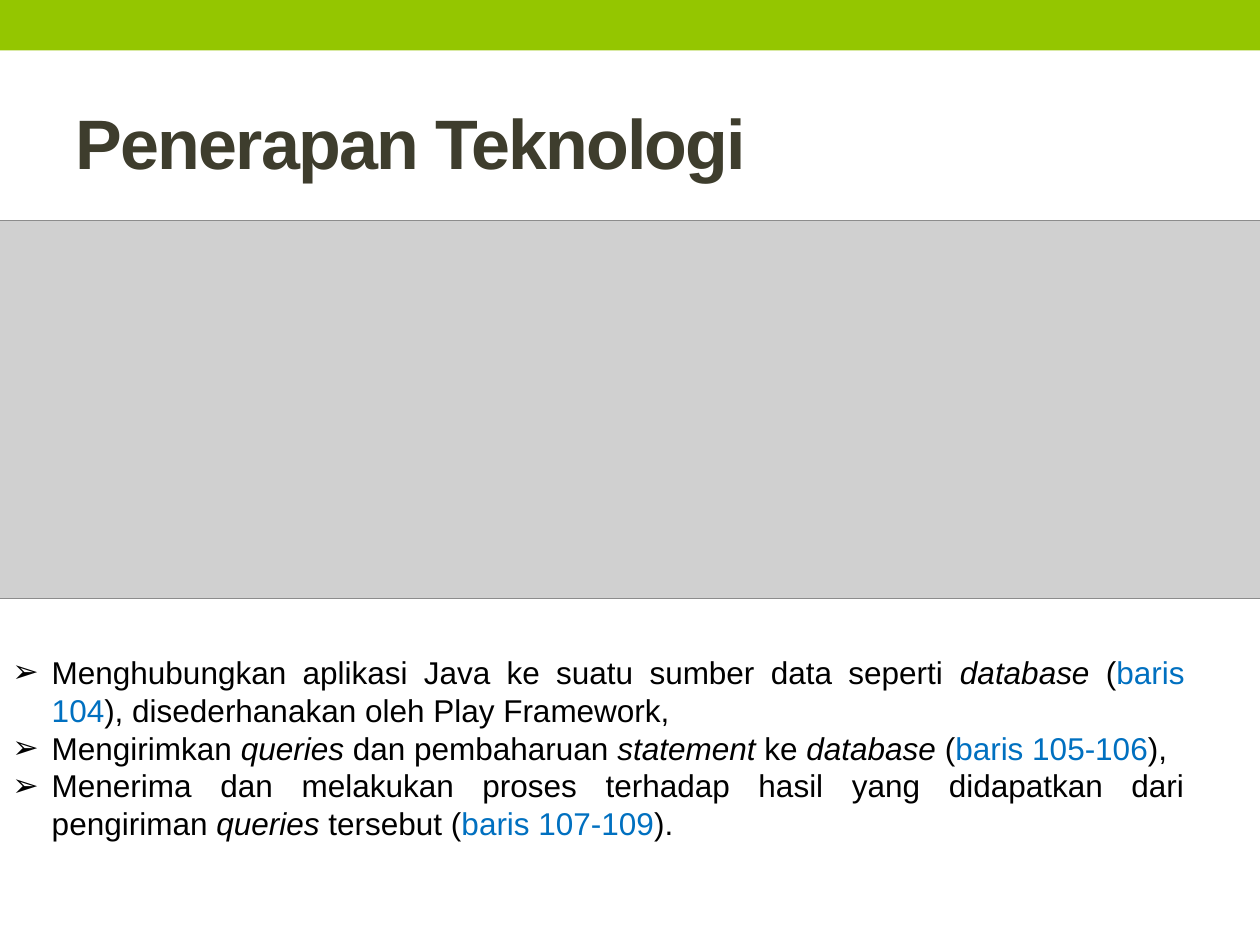
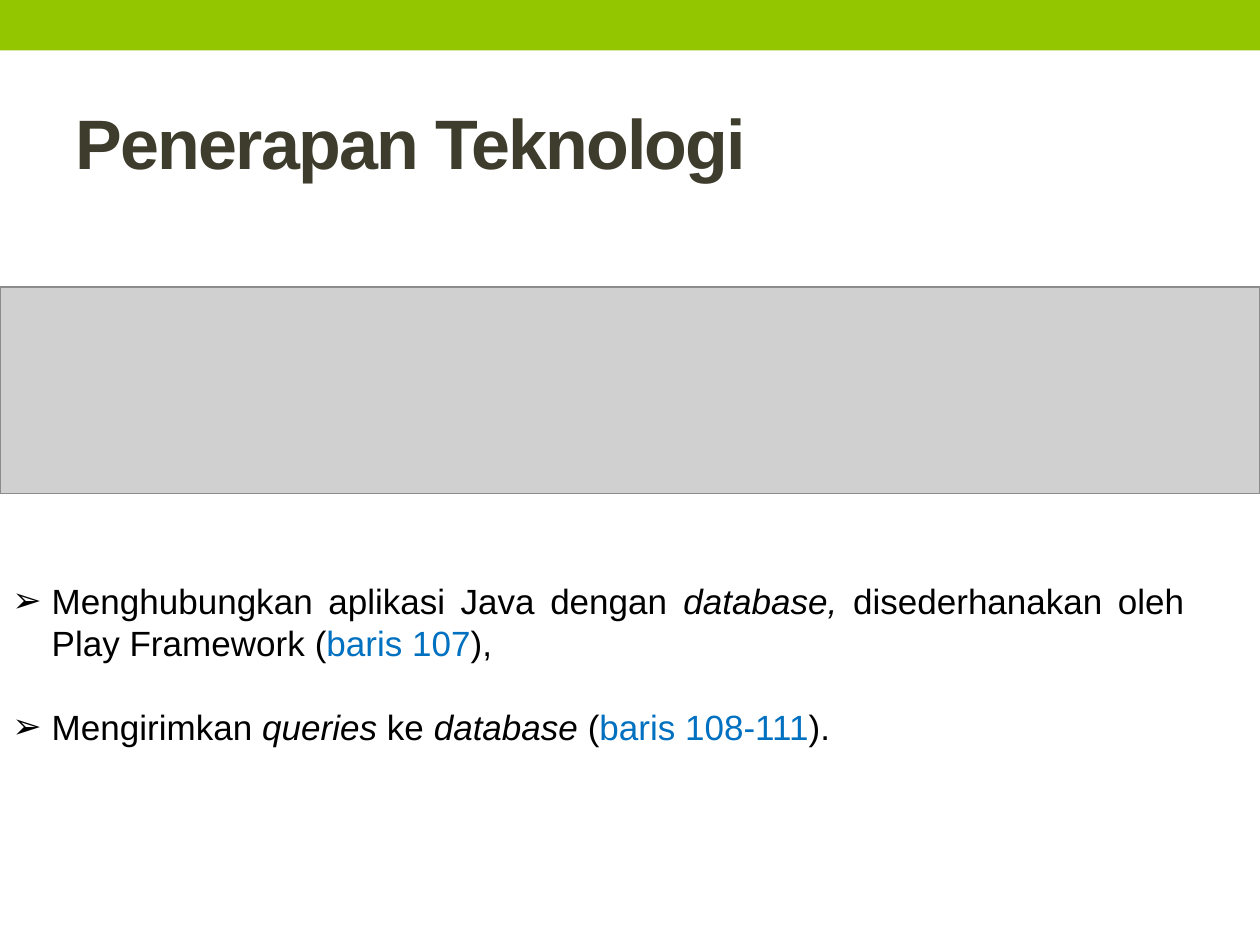
Before and after one commit to TommyAdhityaThe/Skripsi, a slide deck: slide 40 of doc/Presentasi/Review.pptx (slide 44 before the commit). Drawn at 1260x945 pixels with LibreOffice and Linux fonts; fonts in the diff are those of the drawing; grey boxes stand for pictures. Boxes give left, top, right and bottom in pixels: in the first picture for what was removed or moved away, otherwise in the second. Text is boxed around its words. In the diff, an @@ line names an element or a change of style, - is before the commit and + after.

```diff
--- a/doc/Presentasi/Review.pptx
+++ b/doc/Presentasi/Review.pptx
@@ picture: place and size @@
-picture at bbox=[0, 220, 1260, 598]
+picture at bbox=[0, 287, 1260, 494]
@@ text at bbox=[52, 588, 1184, 747]: text changed; size 18 to 20 pt @@
-  ➢ Menghubungkan aplikasi Java ke suatu sumber data seperti database (baris 104), disederhanakan oleh Play Framework,
-  ➢ Mengirimkan queries dan pembaharuan statement ke database (baris 105-106),
-  ➢ Menerima dan melakukan proses terhadap hasil yang didapatkan dari pengiriman queries tersebut (baris 107-109).
+  ➢ Menghubungkan aplikasi Java dengan database, disederhanakan oleh Play Framework (baris 107),
+  ➢ Mengirimkan queries ke database (baris 108-111).
```
Also in this commit, not shown: 24 other slides changed, 22 slides added, 11 slides removed, 18 other files.
